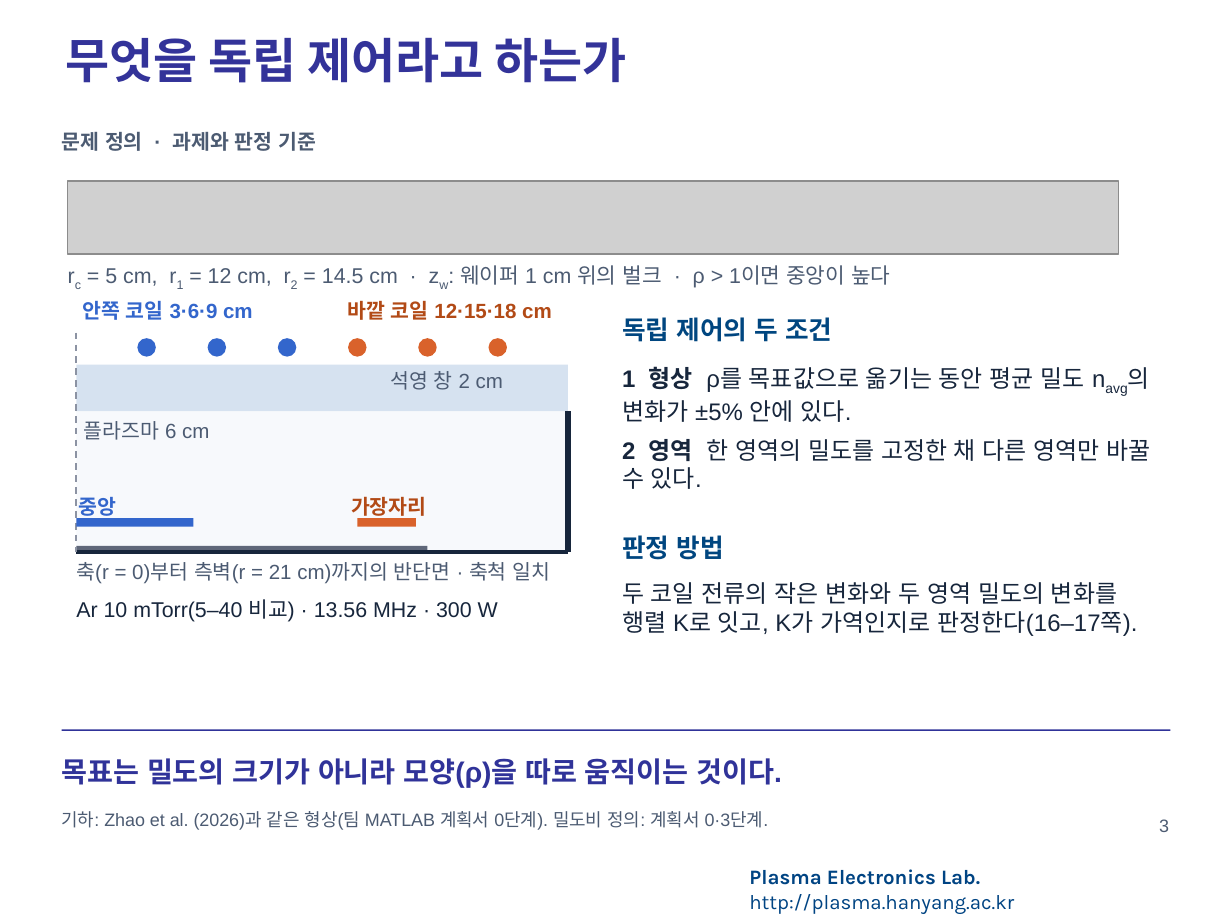
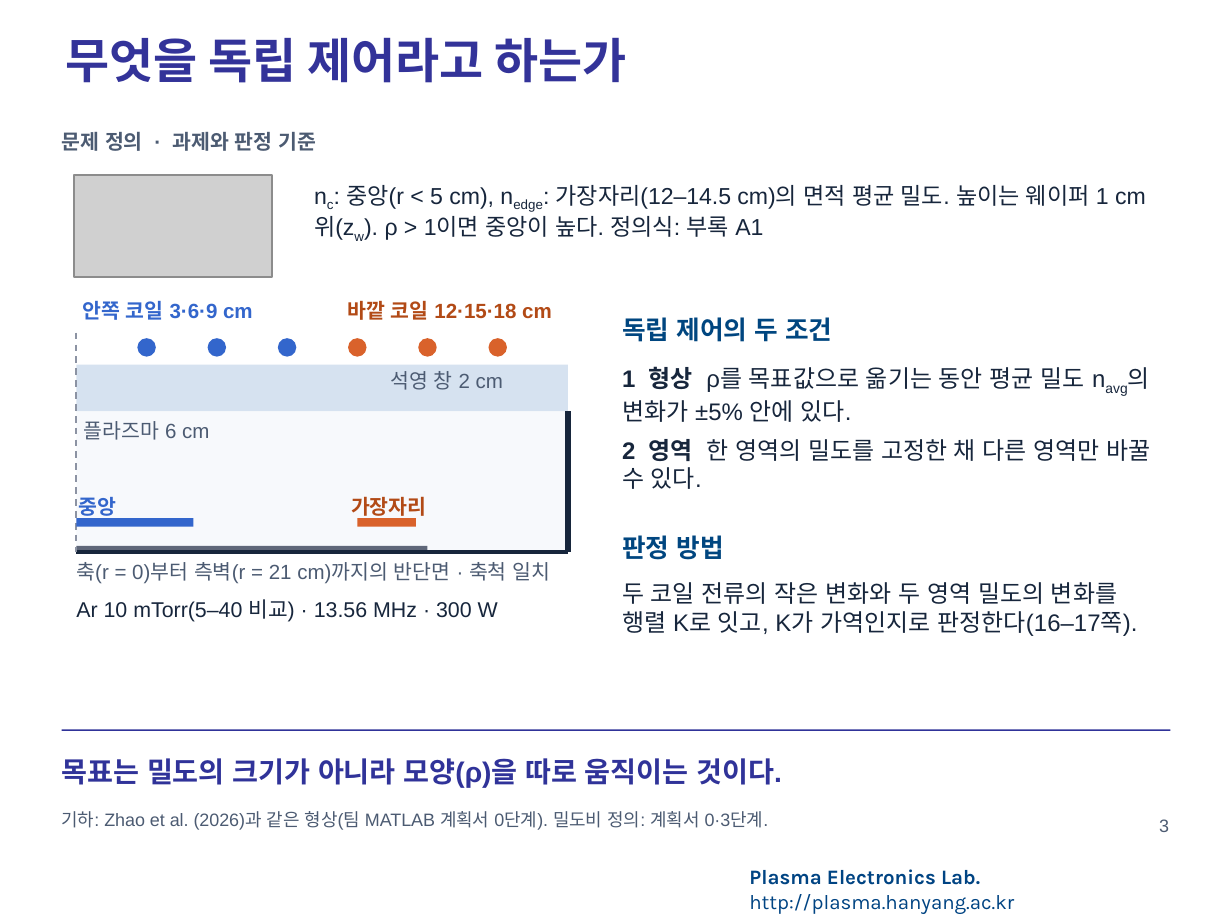
Before and after one commit to garlicjam-pyo/plasma, a slide deck: slide 3 of presentations/1차발표_재구성판.pptx. Drawn at 1232x924 pixels with LibreOffice and Linux fonts; fonts in the diff are those of the drawing; grey boxes stand for pictures; background and template pictures are left out. Boxes give left, top, right and bottom in pixels: in the first picture for what was removed or moved away, otherwise in the second. Text is boxed around its words. In the diff, an @@ line names an element or a change of style, - is before the commit and + after.

```diff
--- a/presentations/1차발표_재구성판.pptx
+++ b/presentations/1차발표_재구성판.pptx
@@ picture added at (x1=74, y1=175, x2=272, y2=277) @@
@@ picture removed at (x1=68, y1=181, x2=1119, y2=254) @@
@@ text at (x1=314, y1=185, x2=1146, y2=240): text changed; size 12.5 to 13.5 pt; text colour #4C5B72 to #17263C @@
-rc = 5 cm, r1 = 12 cm, r2 = 14.5 cm · zw: 웨이퍼 1 cm 위의 벌크 · ρ > 1이면 중앙이 높다
+nc: 중앙(r < 5 cm), nedge: 가장자리(12–14.5 cm)의 면적 평균 밀도. 높이는 웨이퍼 1 cm 위(zw). ρ > 1이면 중앙이 높다. 정의식: 부록 A1
```
Also in this commit, not shown: 18 other slides changed, 5 slides added, 21 other files.
